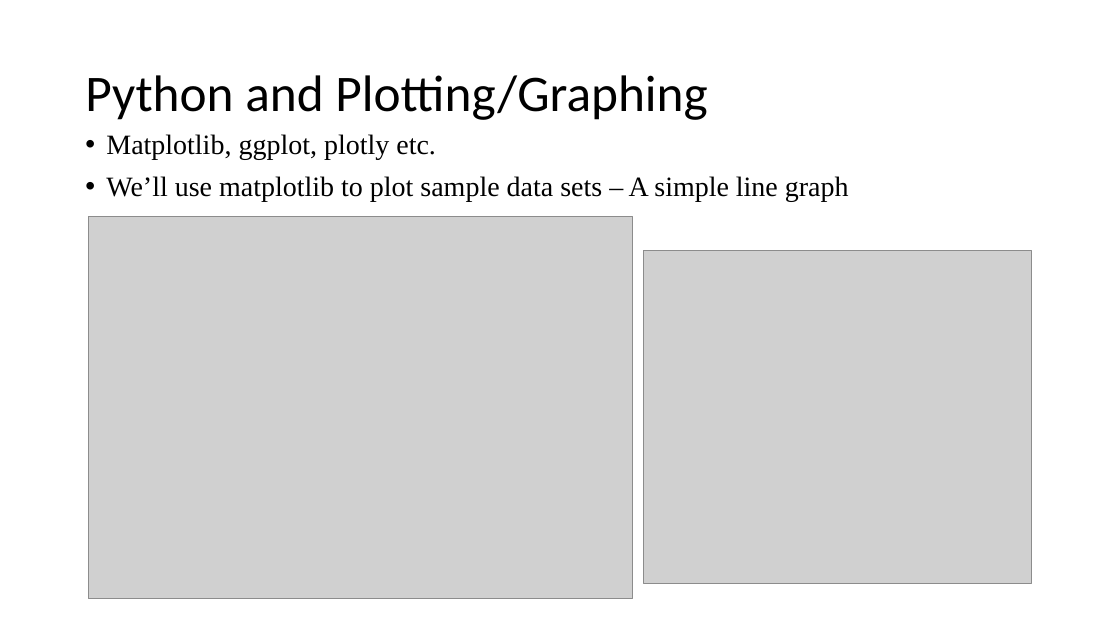
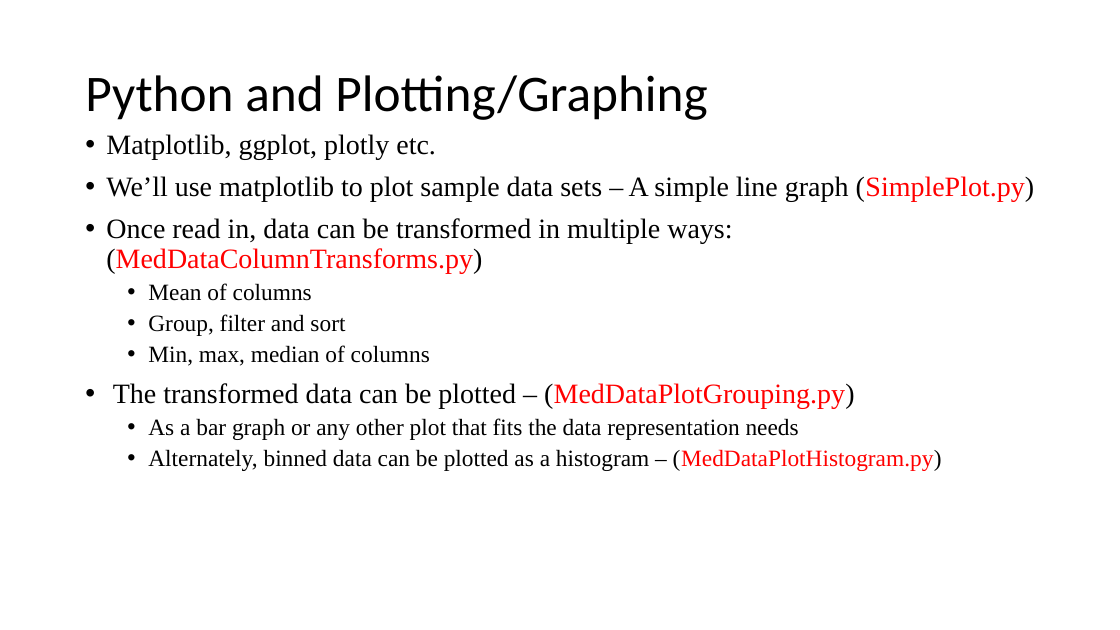
Before and after one commit to ndeshpa/Bootcamp, a slide deck: slide 3 of Lab/DataVisualization/PythonLabPlots.pptx. Drawn at 1120x630 pixels with LibreOffice and Linux fonts; fonts in the diff are those of the drawing; grey boxes stand for pictures. Boxes give left, top, right and bottom in pixels: in the first picture for what was removed or moved away, otherwise in the second. Text is boxed around its words. In the diff, an @@ line names an element or a change of style, - is before the commit and + after.

```diff
--- a/Lab/DataVisualization/PythonLabPlots.pptx
+++ b/Lab/DataVisualization/PythonLabPlots.pptx
@@ text at bbox=[106, 176, 1035, 471]: text changed @@
-• We’ll use matplotlib to plot sample data sets – A simple line graph
+• We’ll use matplotlib to plot sample data sets – A simple line graph (SimplePlot.py)
+• Once read in, data can be transformed in multiple ways: (MedDataColumnTransforms.py)
+  • Mean of columns
+  • Group, filter and sort
+  • Min, max, median of columns
+• The transformed data can be plotted – (MedDataPlotGrouping.py)
+  • As a bar graph or any other plot that fits the data representation needs
+  • Alternately, binned data can be plotted as a histogram – (MedDataPlotHistogram.py)
@@ picture removed at bbox=[88, 217, 633, 599] @@
@@ picture removed at bbox=[644, 250, 1031, 583] @@
```
Also in this commit, not shown: 1 other slide changed, 9 other files.
